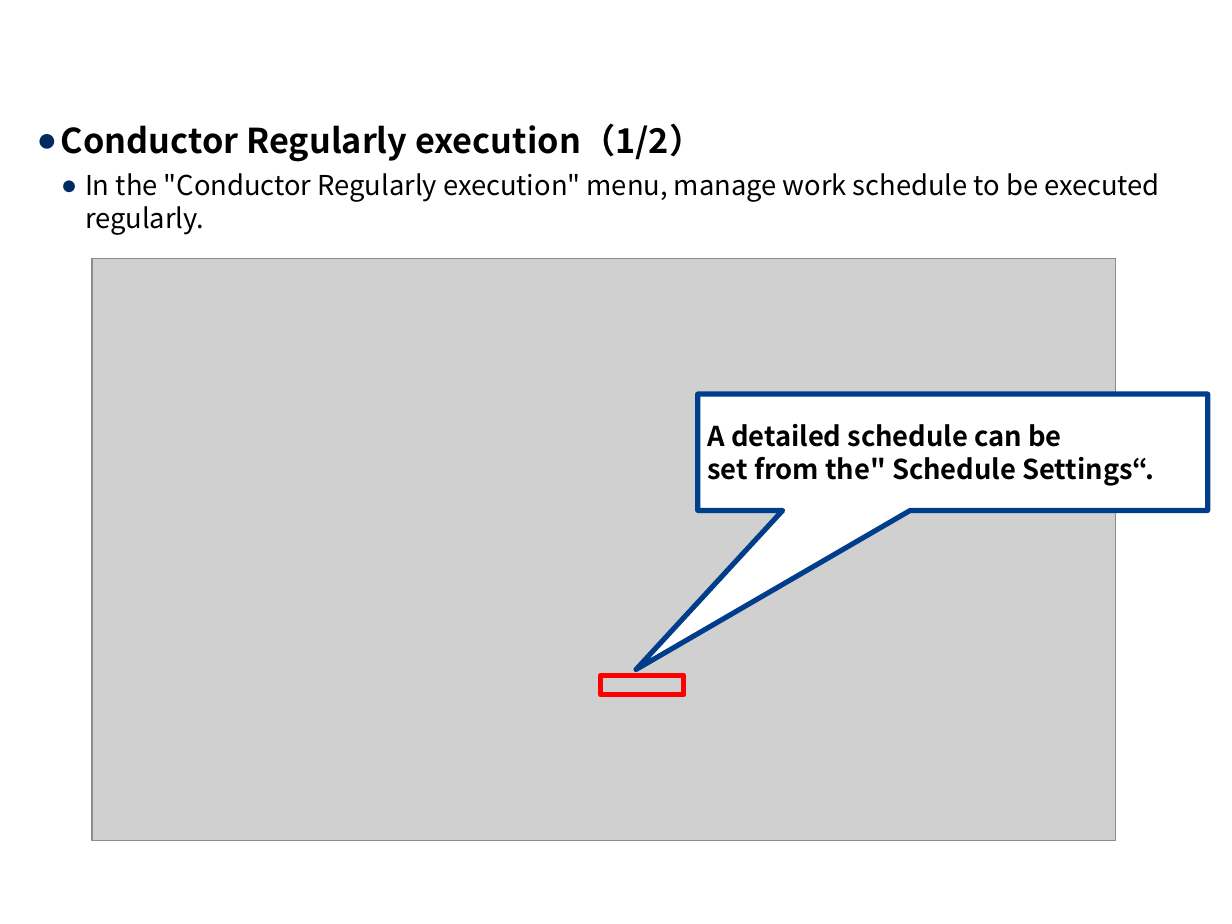
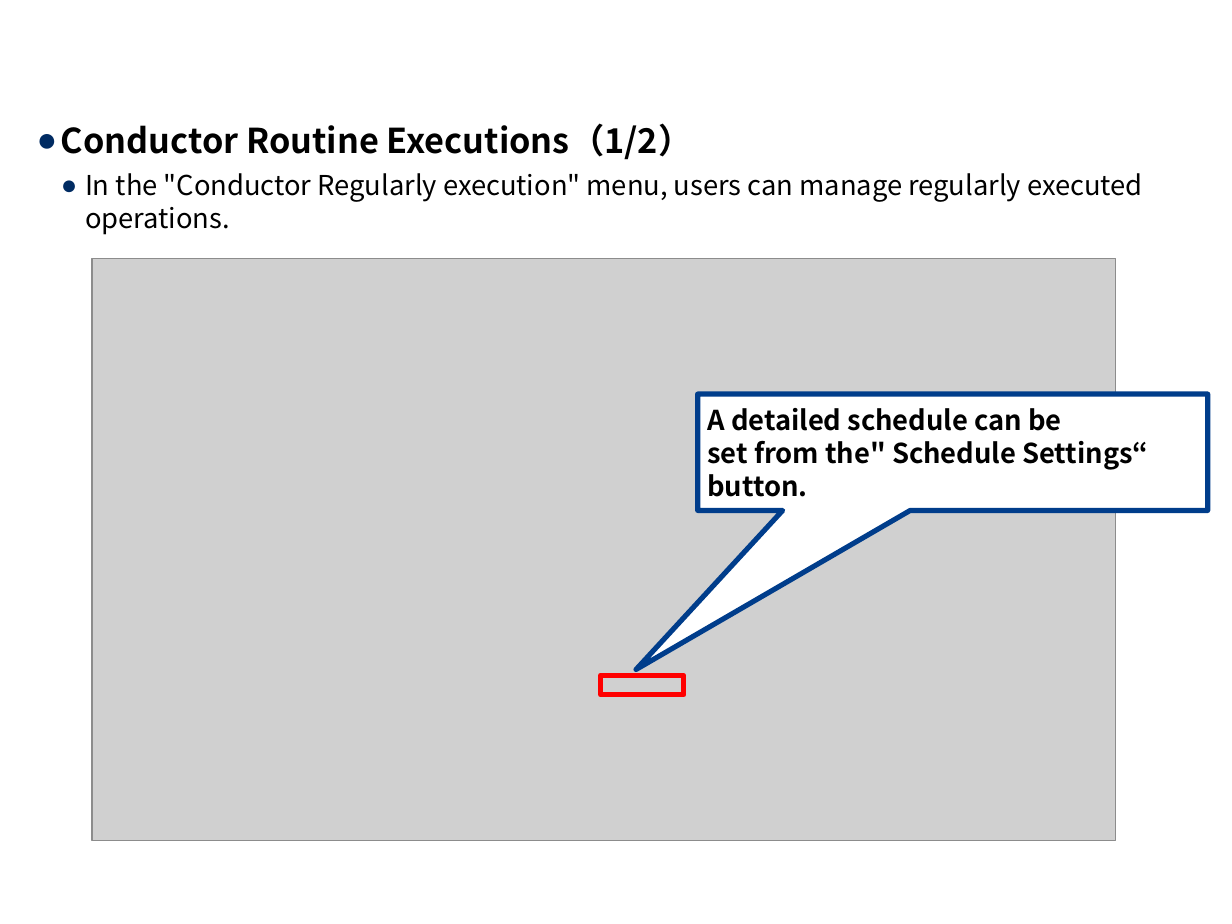
Before and after one commit to exastro-suite/it-automation-docs, a slide deck: slide 16 of asset/Learn/ITA-Conductor.pptx (slide 15 before the commit). Drawn at 1232x924 pixels with LibreOffice and Linux fonts; fonts in the diff are those of the drawing; grey boxes stand for pictures; background and template pictures are left out. Boxes give left, top, right and bottom in pixels: in the first picture for what was removed or moved away, otherwise in the second. Text is boxed around its words. In the diff, an @@ line names an element or a change of style, - is before the commit and + after.

```diff
--- a/asset/Learn/ITA-Conductor.pptx
+++ b/asset/Learn/ITA-Conductor.pptx
@@ text at bbox=[61, 123, 1142, 235]: text changed @@
-● Conductor Regularly execution（1/2）
-  ● In the "Conductor Regularly execution" menu, manage work schedule to be executed regularly.
+● Conductor Routine Executions（1/2）
+  ● In the "Conductor Regularly execution" menu, users can manage regularly executed operations.
@@ text in speech box at bbox=[707, 440, 1148, 497]: text changed @@
-set from the" Schedule Settings“.
+set from the" Schedule Settings“ button.
```
Also in this commit, not shown: 15 other slides changed, 1 slide added, 1 other file.
